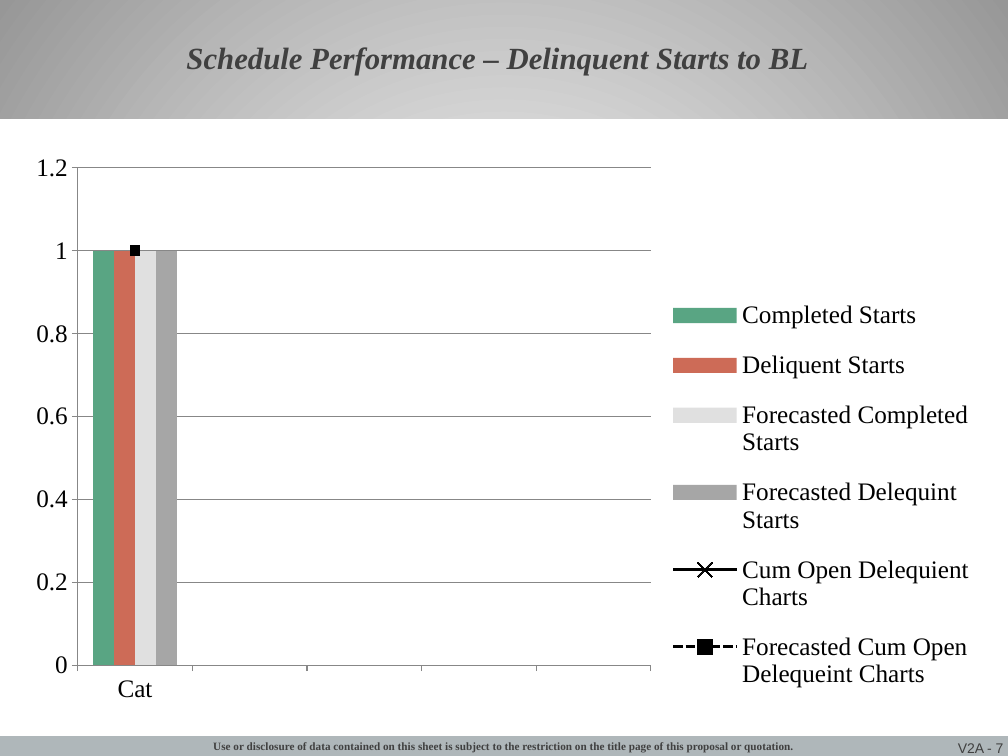
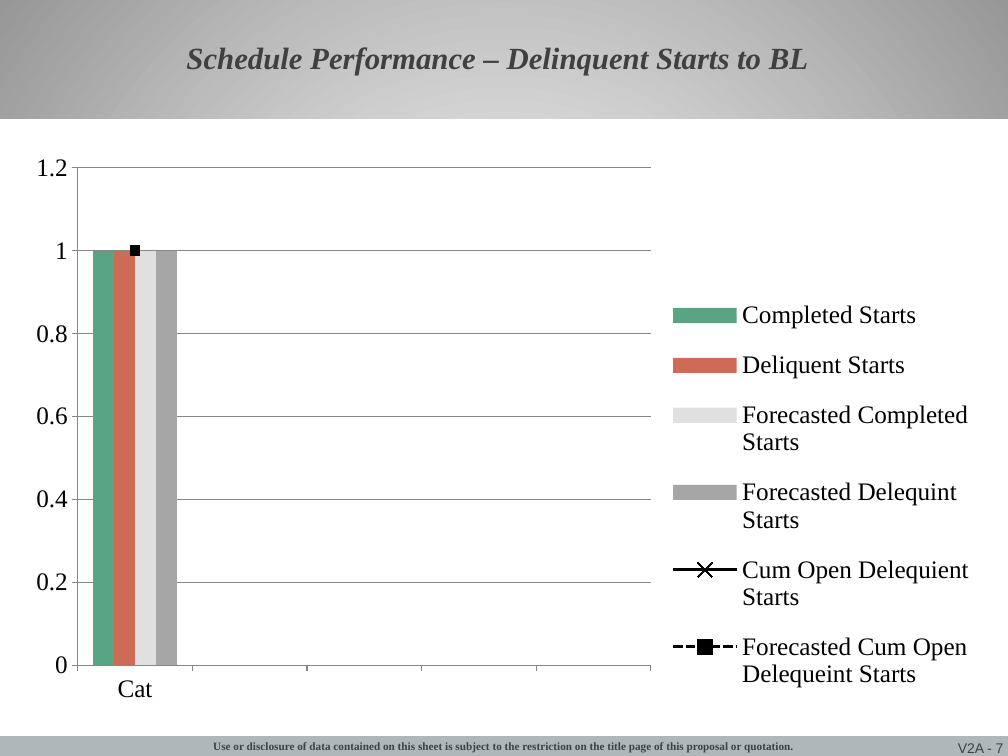
Before and after one commit to jgoodso2/PMMP, a slide deck: slide 7 of PMMPresentation/Modules/Templates/PMM Template.pptx. Drawn at 1008x756 pixels with LibreOffice and Linux fonts; fonts in the diff are those of the drawing; background and template pictures are left out. Boxes give left, top, right and bottom in pixels: in the first picture for what was removed or moved away, otherwise in the second. Text is boxed around its words. In the diff, an @@ line names an element or a change of style, - is before the commit and + after.

```diff
--- a/PMMPresentation/Modules/Templates/PMM Template.pptx
+++ b/PMMPresentation/Modules/Templates/PMM Template.pptx
@@ column chart at (x1=17, y1=143, x2=992, y2=715) @@
-Cum Open Delequient Charts: 1, -, -, -, -
+Cum Open Delequient Starts: 1, -, -, -, -
-Forecasted Cum Open Delequeint Charts: 1, -, -, -, -
+Forecasted Cum Open Delequeint Starts: 1, -, -, -, -
```
Also in this commit, not shown: 1 slide added, 23 other files.
